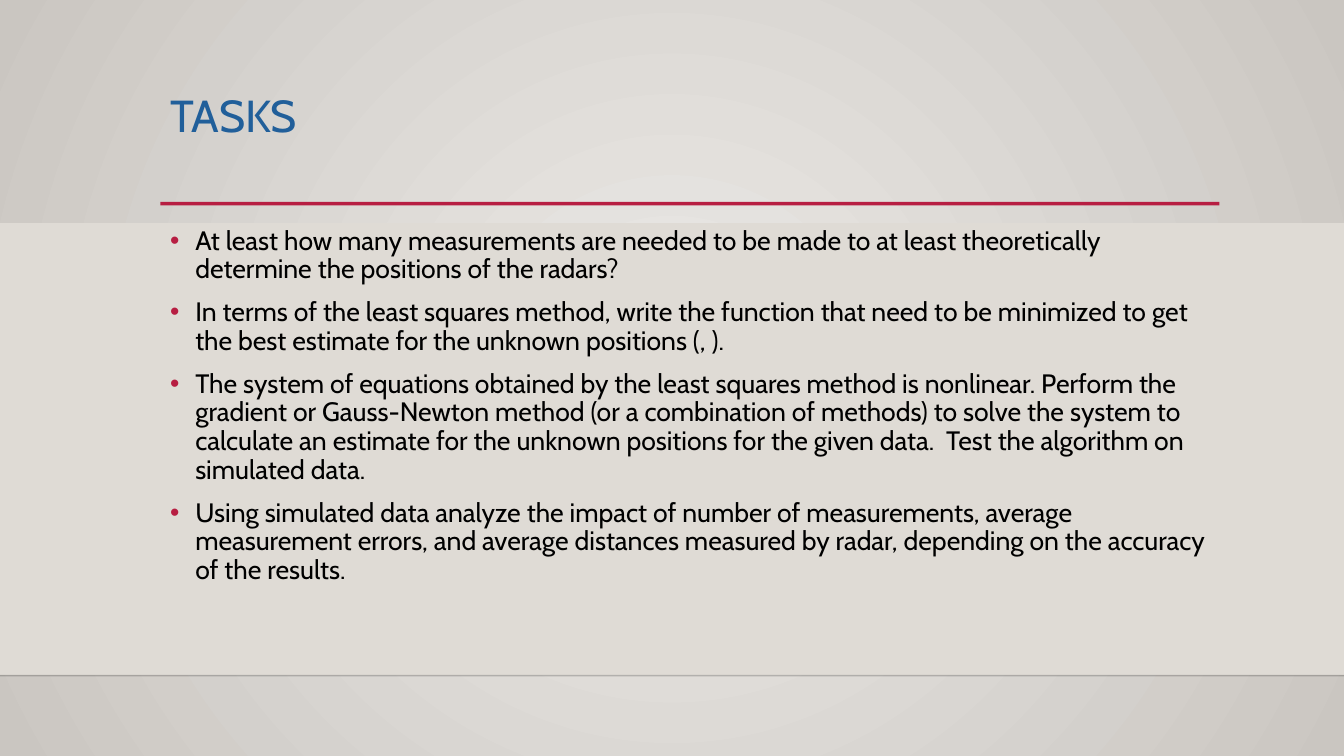
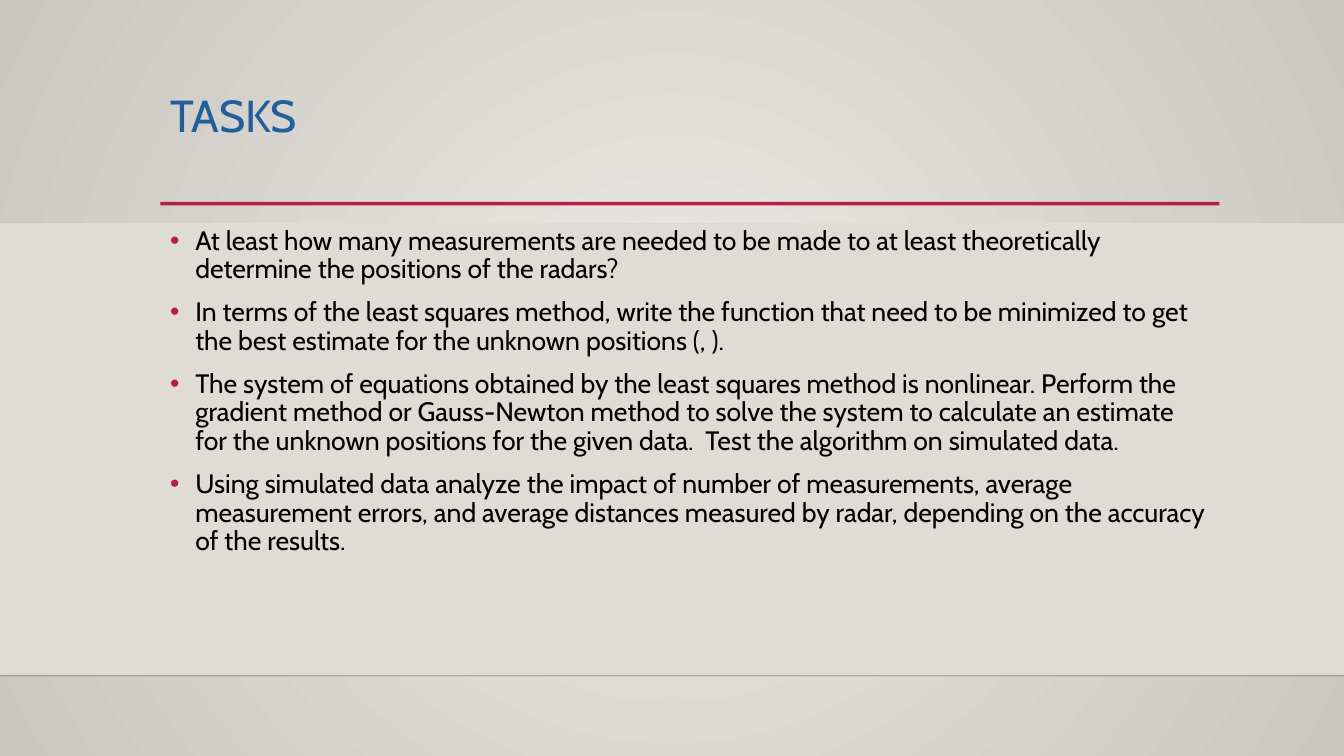
Before and after one commit to PeterM739/Radarji, a slide deck: slide 3 of RADARs.odp. Drawn at 1344x756 pixels with LibreOffice and Linux fonts; fonts in the diff are those of the drawing; background and template pictures are left out. Boxes give left, top, right and bottom in pixels: in the first picture for what was removed or moved away, otherwise in the second. Text is boxed around its words. In the diff, an @@ line names an element or a change of style, - is before the commit and + after.

```diff
--- a/RADARs.odp
+++ b/RADARs.odp
@@ text at [195,373,1176,456]: text changed @@
-• The system of equations obtained by the least squares method is nonlinear. Perform the gradient or Gauss-Newton method (or a combination of methods) to solve the system to calculate an estimate for the unknown positions for the given data. Test the algorithm on simulated data.
+• The system of equations obtained by the least squares method is nonlinear. Perform the gradient method or Gauss-Newton method to solve the system to calculate an estimate for the unknown positions for the given data. Test the algorithm on simulated data.
```
Also in this commit, not shown: 2 other slides changed, 1 other file.
